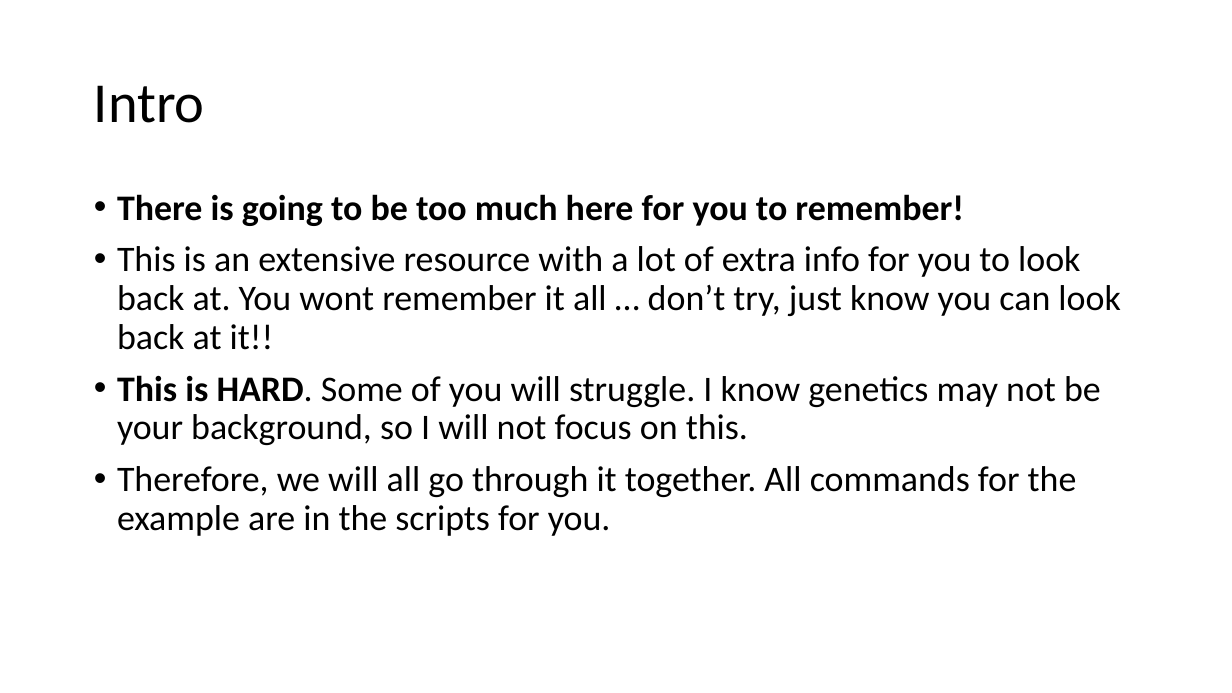
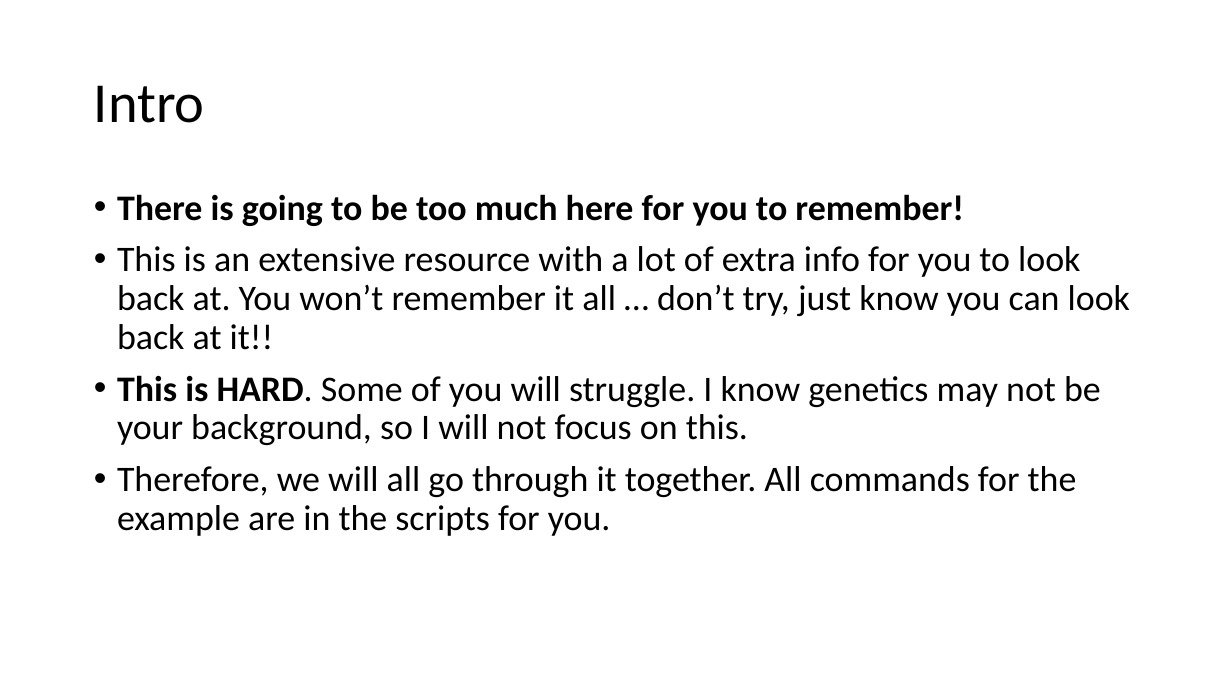
Before and after one commit to peterthorpe5/Msc_Digital_Health, a slide deck: slide 2 of powerpoint/1_ASSEMBLY_WORKSHOP.pptx. Drawn at 1232x693 pixels with LibreOffice and Linux fonts; fonts in the diff are those of the drawing. Boxes give left, top, right and bottom in pixels: in the first picture for what was removed or moved away, otherwise in the second. Text is boxed around its words. In the diff, an @@ line names an element or a change of style, - is before the commit and + after.

```diff
--- a/powerpoint/1_ASSEMBLY_WORKSHOP.pptx
+++ b/powerpoint/1_ASSEMBLY_WORKSHOP.pptx
@@ text at bbox=[117, 246, 1130, 350]: text changed @@
-• This is an extensive resource with a lot of extra info for you to look back at. You wont remember it all … don’t try, just know you can look back at it!!
+• This is an extensive resource with a lot of extra info for you to look back at. You won’t remember it all … don’t try, just know you can look back at it!!
```
Also in this commit, not shown: 1 other slide changed, 3 other files.
